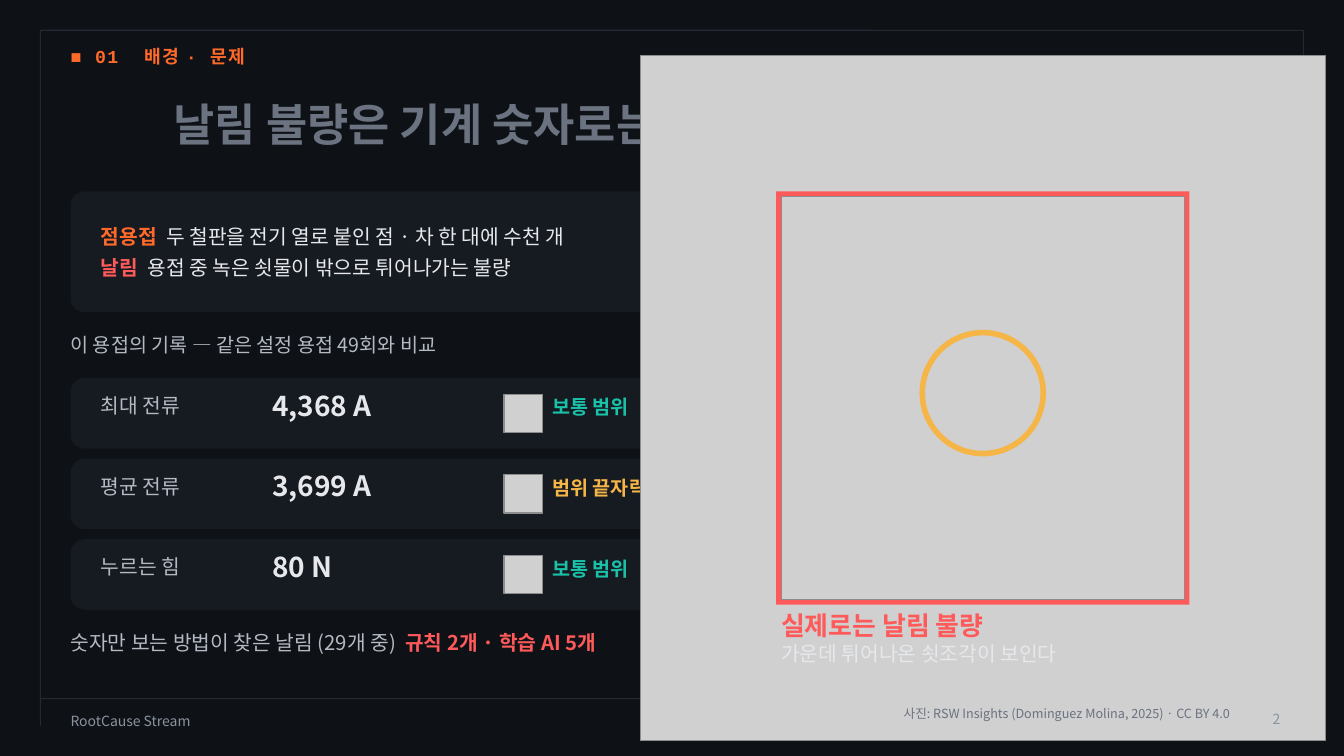
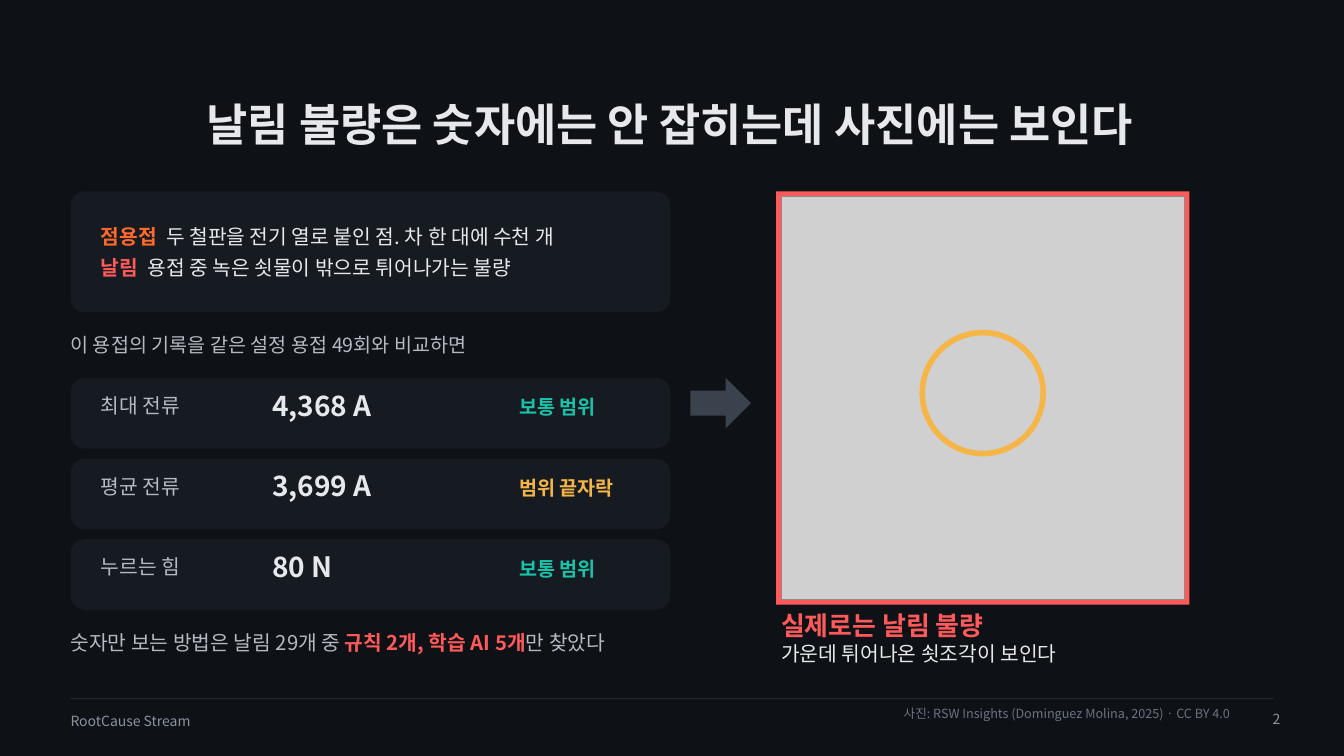
Before and after one commit to dlwogud/rootcause-stream, a slide deck: slide 2 of deck/RootCause_Stream_발표자료.pptx. Drawn at 1344x756 pixels with LibreOffice and Linux fonts; fonts in the diff are those of the drawing; grey boxes stand for pictures; background and template pictures are left out. Boxes give left, top, right and bottom in pixels: in the first picture for what was removed or moved away, otherwise in the second. Text is boxed around its words. In the diff, an @@ line names an element or a change of style, - is before the commit and + after.

```diff
--- a/deck/RootCause_Stream_발표자료.pptx
+++ b/deck/RootCause_Stream_발표자료.pptx
@@ line removed from (40, 30) to (40, 726) @@
@@ line removed from (40, 30) to (1304, 30) @@
@@ text removed at bbox=[95, 47, 245, 65] @@
-■ 01 배경 · 문제
@@ picture removed at bbox=[640, 55, 1326, 741] @@
@@ line removed from (1304, 30) to (1304, 726) @@
@@ title at bbox=[206, 103, 1133, 145]: text changed; text colour #6B7280 to #E6E8EB @@
-날림 불량은 기계 숫자로는 안 보이고, 사진에는 보인다
+날림 불량은 숫자에는 안 잡히는데 사진에는 보인다
@@ text at bbox=[101, 227, 554, 277]: text changed @@
-점용접 두 철판을 전기 열로 붙인 점 · 차 한 대에 수천 개
-날림 용접 중 녹은 쇳물이 밖으로 튀어나가는 불량
+점용접 두 철판을 전기 열로 붙인 점. 차 한 대에 수천 개
+날림 용접 중 녹은 쇳물이 밖으로 튀어나가는 불량
@@ text at bbox=[71, 336, 466, 354]: text changed @@
-이 용접의 기록 — 같은 설정 용접 49회와 비교
+이 용접의 기록을 같은 설정 용접 49회와 비교하면
@@ right arrow added at bbox=[691, 378, 751, 429], fill #3A424E @@
@@ picture removed at bbox=[504, 394, 542, 433] @@
@@ picture removed at bbox=[504, 475, 542, 513] @@
@@ picture removed at bbox=[504, 556, 542, 594] @@
@@ 3 texts: place and size @@
-3 texts at bbox=[552, 397, 647, 578]
+3 texts at bbox=[519, 397, 614, 578]
@@ text at bbox=[71, 633, 605, 654]: text changed @@
-숫자만 보는 방법이 찾은 날림 (29개 중) 규칙 2개 · 학습 AI 5개
+숫자만 보는 방법은 날림 29개 중 규칙 2개, 학습 AI 5개만 찾았다
@@ line moved from (40, 699) - (1304, 699) to (71, 699) - (1273, 699) @@
```
Also in this commit, not shown: 17 other slides changed, 1 slide added, 6 other files.
